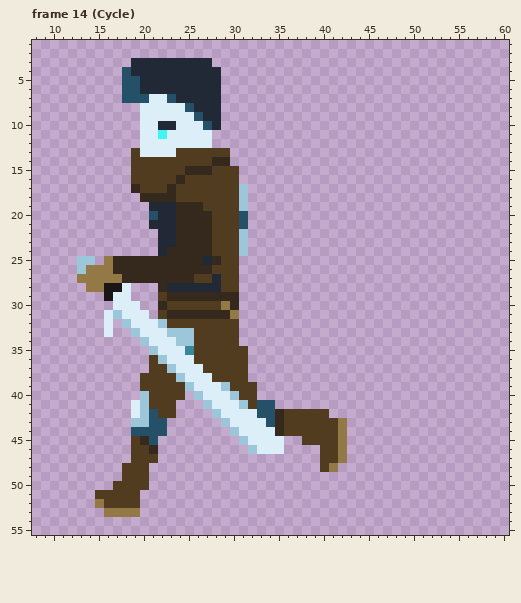
Edited in one commit: pixel-art file (Aseprite/Hero makeover.aseprite). That is the earlier state.
64x64 pixels, 18 frames. Shown: frame 14 (Cycle): x 8..60, y 1..55. The commit also changed other frames, which this record leaves out.
Once edited:
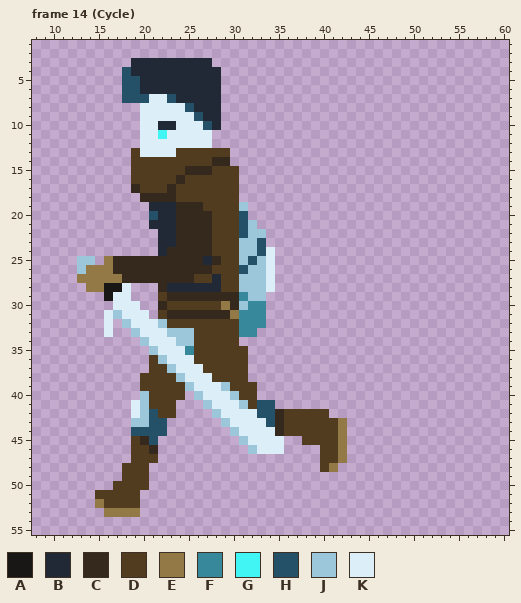
Palette (. is transparent): A #191716  B #212836  C #35291d  D #523c20  E #937946  F #37889b  G #42f5f5  H #245168  J #9cc6d9  K #dceff8
From old to new:
{"where": "frame 14 (Cycle), layer \"Character/metal arm\""}
{"frame":14,"y":17,"x":31,"old":"J","new":"."}
{"frame":14,"y":18,"x":31,"old":"J","new":"."}
{"frame":14,"y":21,"x":32,"old":".","new":"J"}
{"frame":14,"y":22,"x":31,"old":"J..","new":"HJJ"}
{"frame":14,"y":23,"x":32,"old":"..","new":"JH"}
{"frame":14,"y":24,"x":32,"old":"...","new":"JHK"}
{"frame":14,"y":25,"x":31,"old":"....","new":"JHJK"}
{"frame":14,"y":26,"x":31,"old":"....","new":"HJJK"}
{"frame":14,"y":27,"x":31,"old":"....","new":"JJJK"}
{"frame":14,"y":28,"x":31,"old":"....","new":"JJJK"}
{"frame":14,"y":29,"x":31,"old":"...","new":"FJJ"}
{"frame":14,"y":30,"x":31,"old":"...","new":"JFF"}
{"frame":14,"y":31,"x":31,"old":"...","new":"FFF"}
{"frame":14,"y":32,"x":31,"old":"...","new":"FFF"}
{"frame":14,"y":33,"x":31,"old":"..","new":"FF"}
{"label":"changed","picture_box":[239,184,275,337]}
